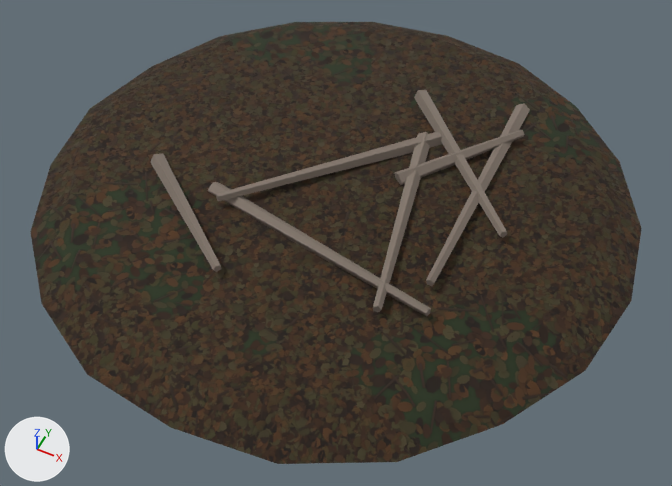
A saved change to the glTF model content/models/nature/leaf-litter-v01.glb.
Rendered twice from a 50 mm camera at (1.09, -2.17, 2.45) aimed at (0.08, -0.15, -0.08). The axes (+X, +Y, +Z) are drawn at lower left. The lights are the same throughout. The first picture is the older version. Vertices at exactly the same position are counted once.

In view in the first picture: 'leaf-litter'.
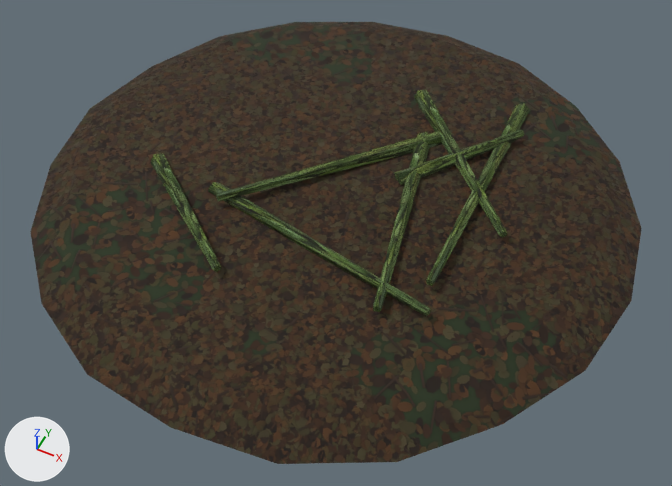
Boxes (x1, y1, x2, y2) around the edits, measured in the pictures (672 x 486 px):
'leaf-litter', surface changed, recoloured (darker)
    both: (148, 87, 533, 318)
part 1 of me_leaf_litter, recoloured (darker)
    both: (150, 90, 530, 316)

The change, as a list of edits to the scene's bpy script:
```text
Add img_foliage_leaves_photo_v01:
    img_foliage_leaves_photo_v01 = load_image('foliage-leaves-photo-v01', '_unpacked/foliage-leaves-photo-v01', 1254, 1254, 'sRGB')
Change mat_bark:
    where n0 = _N.new('ShaderNodeBsdfPrincipled'); n0.name = 'Principled BSDF'
    n0.inputs[2].default_value: 0.93 -> 0.92  # 'Roughness'
    add n3 = _N.new('ShaderNodeMix'); n3.name = 'Mix'
    add n3.data_type = 'RGBA'
    add n3.blend_type = 'MULTIPLY'
    add n3.inputs[0].default_value = 1.0  # 'Factor'
    add n4 = _N.new('ShaderNodeTexImage'); n4.name = 'Image Texture'
    add n4.image = img_foliage_leaves_photo_v01
    where n2 = _N.new('ShaderNodeVertexColor'); n2.name = 'Color Attribute'
    remove _L.new(n2.outputs[0], n0.inputs[0])  # 'Color' to 'Base Color'
    add _L.new(n3.outputs[2], n0.inputs[0])  # 'Result' to 'Base Color'
    add _L.new(n2.outputs[0], n3.inputs[7])  # 'Color' to 'B'
    add _L.new(n4.outputs[0], n3.inputs[6])  # 'Color' to 'A'
Change me_leaf_litter:
    where me_leaf_litter.from_pydata(...)  # 110 vertices, 188 faces; spans x -1.11..1.11, y -1.1..1.1, z 0.0..0.14
    used by ob_leaf_litter; location = (0.0, 0.0, 0.0)
    me_leaf_litter part 1: 112 faces centred in x -0.63..0.65, y -0.58..0.68, z 0.06..0.13 are repainted in the vertex colours; the middle colour goes from brown #81756b to white #ffffff
```
